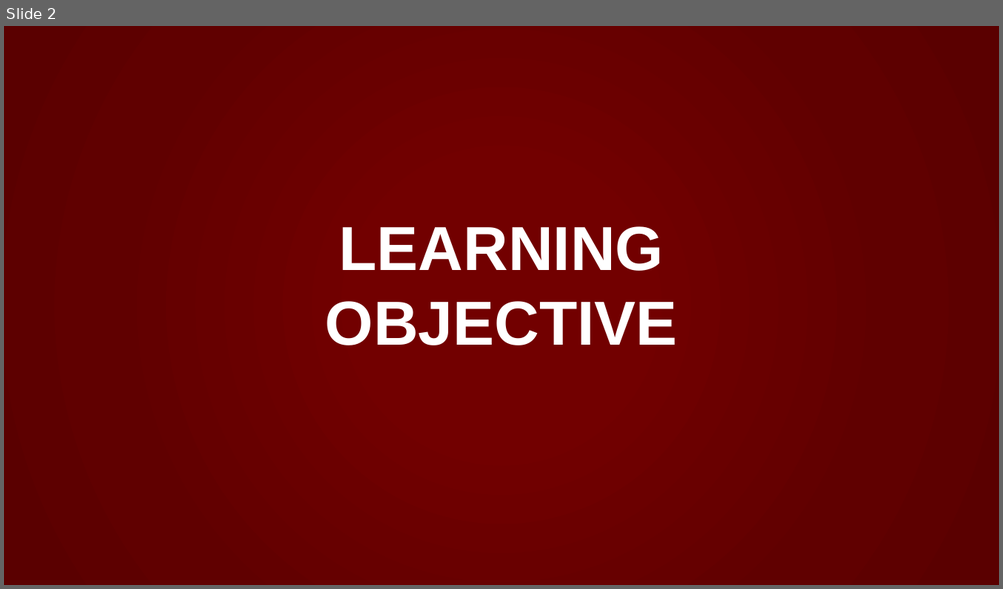
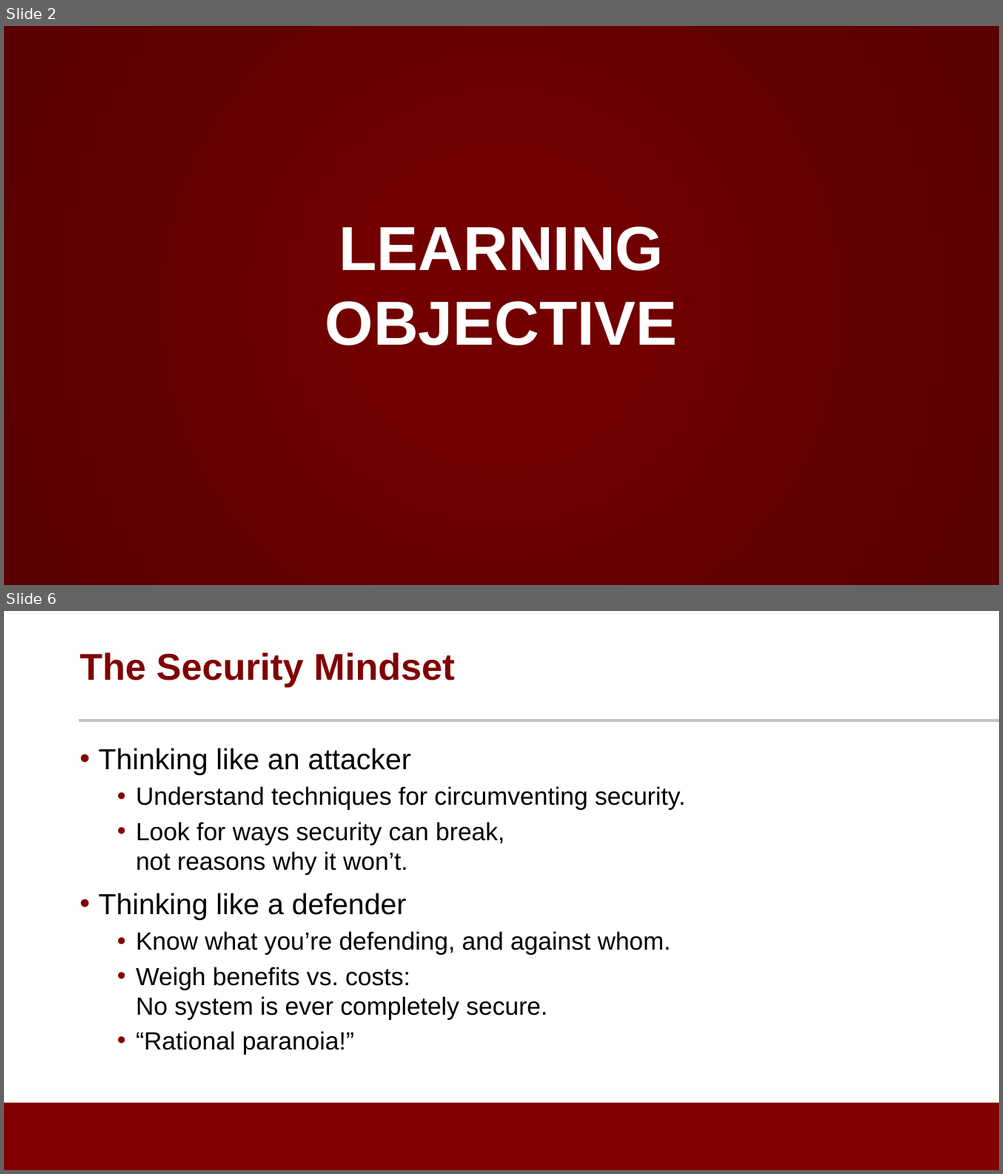
Before and after one commit to noise-lab/ML-Cybersecurity, a slide deck: module-3/ppt/3.5-Evasion.pptx. Shown one above the other, each under a label of ours: slide 2 before the commit, slides 2 and 6 after it; the slides between them are not shown. The pictures are 1003x589 and 1003x1174 pixels, drawn with LibreOffice and Linux fonts; fonts in the diff are those of the drawing; background and template pictures are left out. Boxes give left, top, right and bottom in pixels: in the first picture for what was removed or moved away, otherwise in the second. Text is boxed around its words. In the diff, an @@ line names an element or a change of style, - is before the commit and + after.

```diff
--- a/module-3/ppt/3.5-Evasion.pptx
+++ b/module-3/ppt/3.5-Evasion.pptx
@@ slide 6 added at <box>4,611,999,1170</box>, background #FFFFFF @@
@@ title added at <box>79,652,455,687</box>, 36 pt, text #800000, bold @@
+The Security Mindset
@@ line added from (79, 721) to (999, 721), #C2C4C2 3 pt @@
@@ text added at <box>99,748,686,1055</box>, 24 pt, text #000000 @@
+• Thinking like an attacker
+  • Understand techniques for circumventing security.
+  • Look for ways security can break,
+    not reasons why it won’t.
+• Thinking like a defender
+  • Know what you’re defending, and against whom.
+  • Weigh benefits vs. costs:
+    No system is ever completely secure.
+  • “Rational paranoia!”
@@ rectangle added at <box>4,1103,999,1170</box>, fill #800000 @@
```
Also in this commit, not shown: 1 slide changed, 7 other slides added, 2 slides removed, 4 other files.
